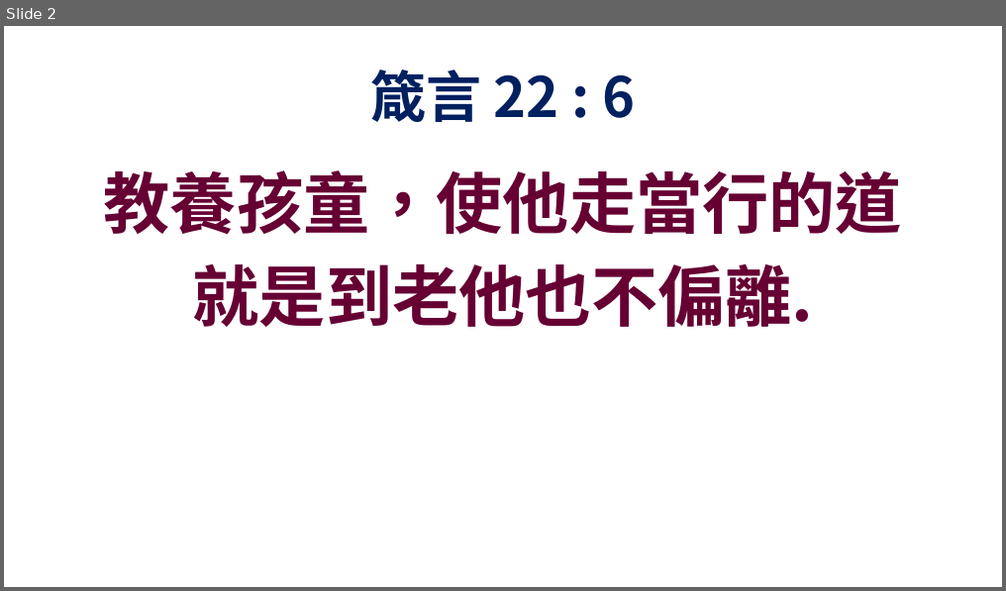
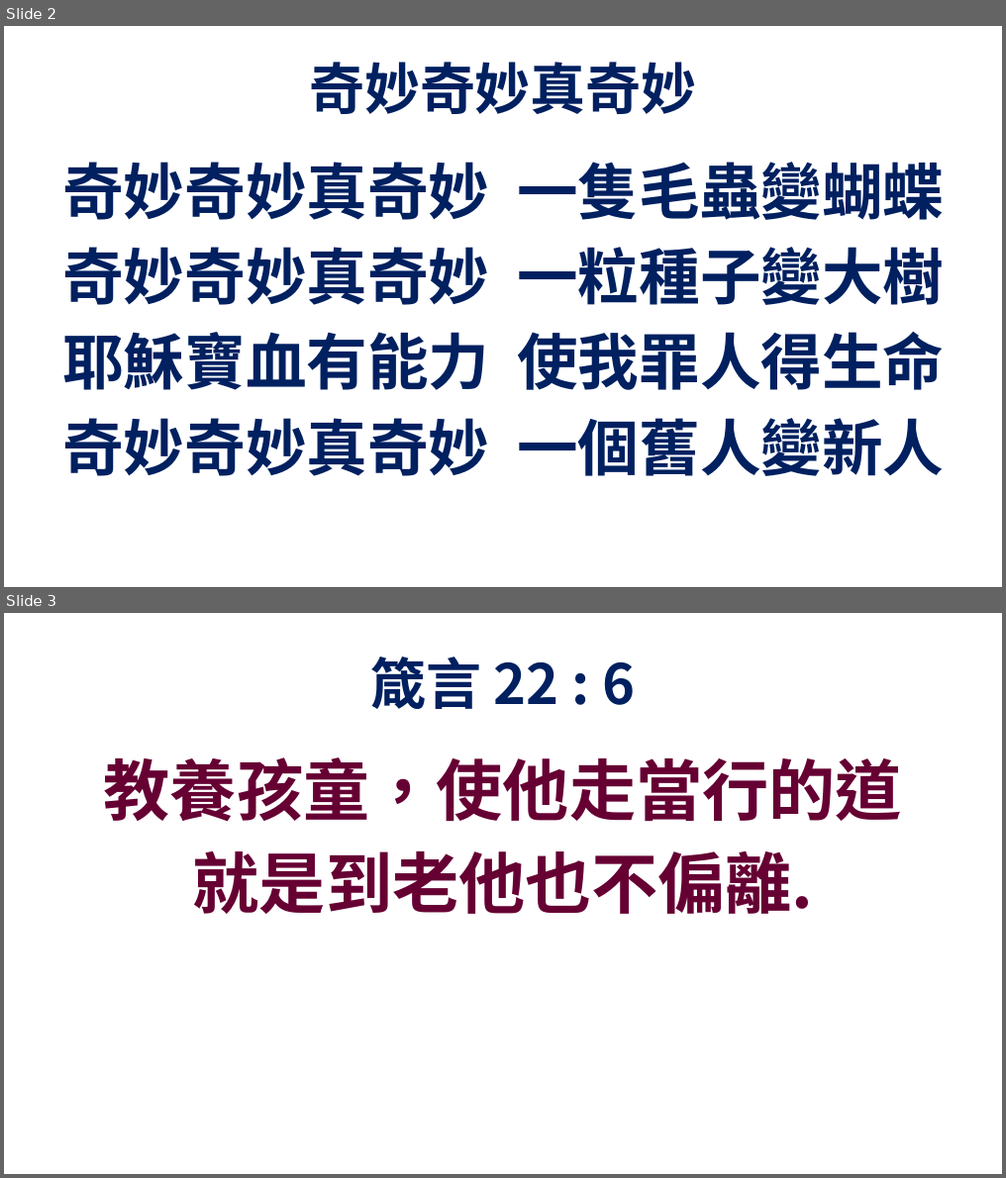
Before and after one commit to batisuoc/bible-school, a slide deck: 2018-2019結業禮.pptx. Shown one above the other, each under a label of ours: slide 2 before the commit, slides 2 and 3 after it. The pictures are 1006x591 and 1006x1178 pixels, drawn with LibreOffice and Linux fonts; fonts in the diff are those of the drawing; background and template pictures are left out. Boxes give left, top, right and bottom in pixels: in the first picture for what was removed or moved away, otherwise in the second. Text is boxed around its words. In the diff, an @@ line names an element or a change of style, - is before the commit and + after.

```diff
--- a/2018-2019結業禮.pptx
+++ b/2018-2019結業禮.pptx
@@ slide 2 added at bbox=[4, 26, 1002, 587], background picture (left out) @@
@@ text added at bbox=[309, 62, 697, 114], 40 pt, text #002060, bold @@
+奇妙奇妙真奇妙
@@ text added at bbox=[62, 162, 944, 476], 44 pt, text #002060, bold @@
+奇妙奇妙真奇妙 一隻毛蟲變蝴蝶
+奇妙奇妙真奇妙 一粒種子變大樹
+耶穌寶血有能力 使我罪人得生命
+奇妙奇妙真奇妙 一個舊人變新人
@@ what was slide 2 is now slide 3 @@
```
Also in this commit, not shown: 1 slide changed.
